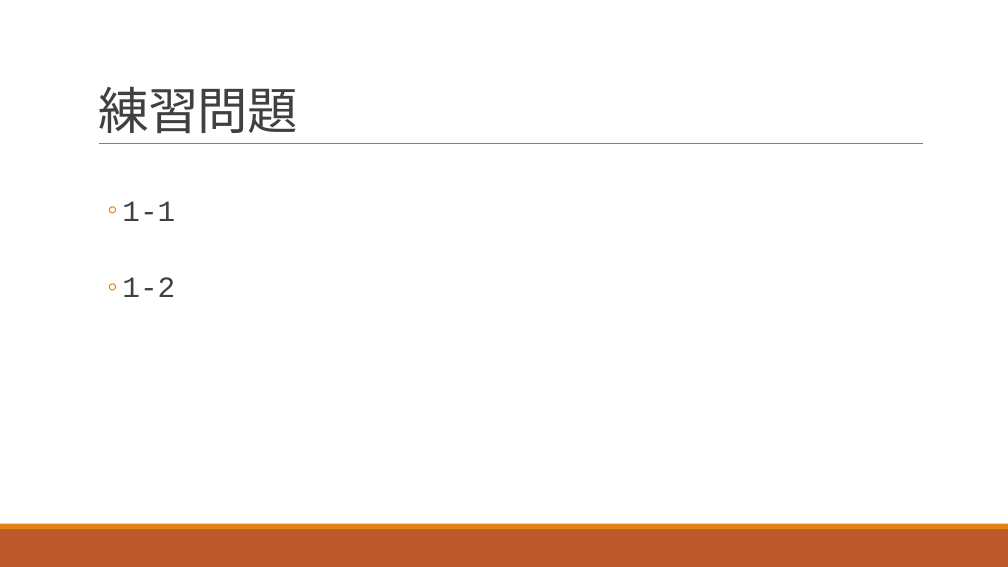
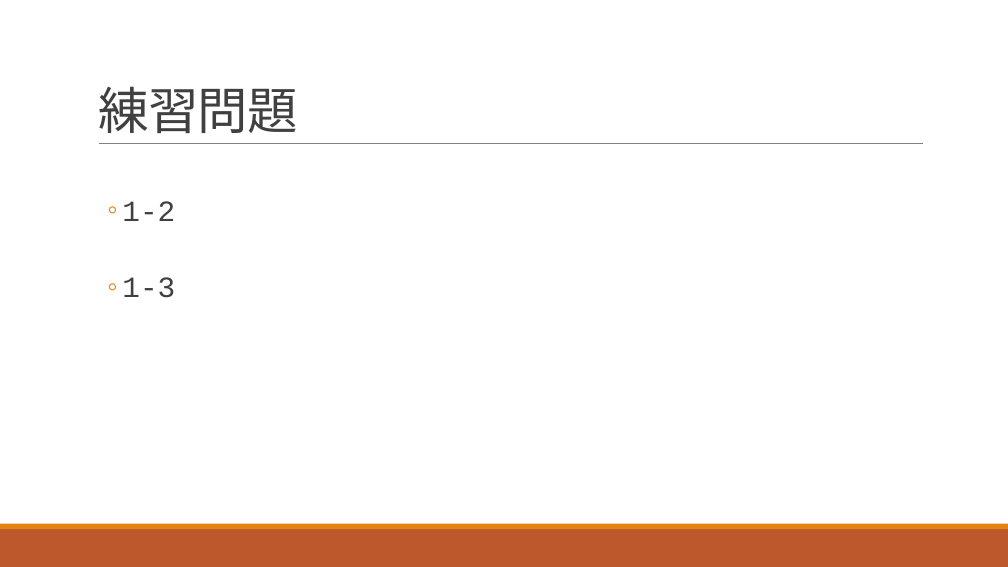
Before and after one commit to navy1634/Teach, a slide deck: slide 12 of 20230530/unit1.pptx. Drawn at 1008x567 pixels with LibreOffice and Linux fonts; fonts in the diff are those of the drawing. Boxes give left, top, right and bottom in pixels: in the first picture for what was removed or moved away, otherwise in the second. Text is boxed around its words. In the diff, an @@ line names an element or a change of style, - is before the commit and + after.

```diff
--- a/20230530/unit1.pptx
+++ b/20230530/unit1.pptx
@@ text at (x1=122, y1=201, x2=175, y2=221): paragraph removed @@
-  ◦ 1-1
@@ text at (x1=122, y1=277, x2=175, y2=298): paragraph added @@
+  ◦ 1-3
```
Also in this commit, not shown: 8 other slides changed, 1 slide added, 1 slide removed, 1 other file.
